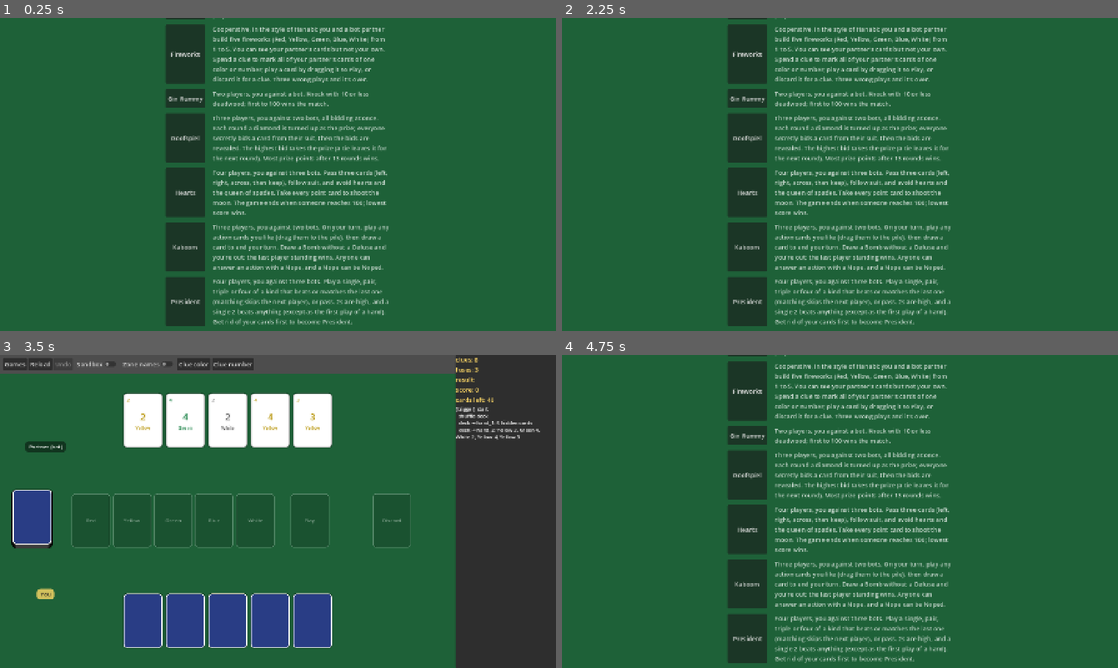
Above: before the commit, frames 1-4 (two rows, left to right).
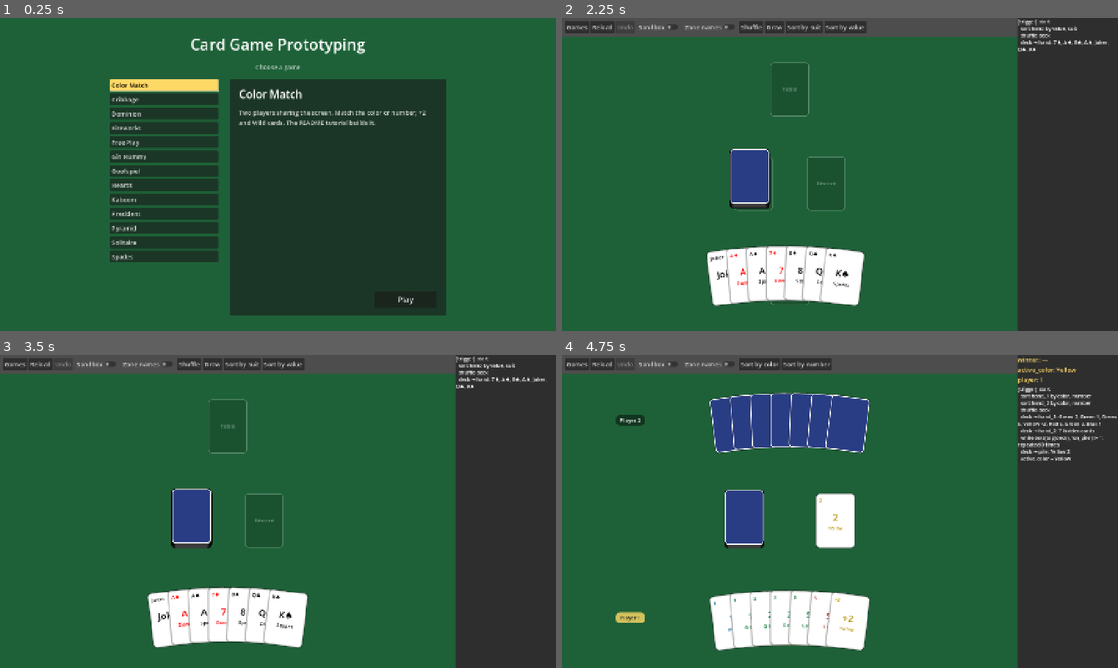
Above: after the commit, the same moments.

Repository: tylersutton/CardGameEngine
Game: Godot game, scene res://scenes/title.tscn
The game is run twice, just before and just after one commit, with the same random seed, the same clock (stepped at 60 frames per second) and the same inputs.
Inputs (mouse positions are in pixels of both pictures, inside the frame that each line leads up to):
- Up to frame 1 (0.25 s): no input
- Up to frame 2 (2.25 s): click (728, 143) at 0.5 s, where only the run after the commit has a clickable "Free Play"; click (728, 143) at 1.25 s, where only the run after the commit has a clickable "Free Play"; click (967, 299) at 2 s, where only the run after the commit has a clickable "Play"
- Up to frame 3 (3.5 s): click (183, 389) at 2.75 s, where only the run before the commit has a clickable "Fireworks"
- Up to frame 4 (4.75 s): click "Games" at 3.5 s; click (967, 636) at 4.25 s, where only the run after the commit has a clickable "Play"

The runs differ from the first frame. In frame 1, 42% of the frame differs, in the area x 19-81%, y 0-99%; in frame 2, 39%; in frame 3, 18%; in frame 4, 43%, in the area x 0-100%, y 0-100%.

Commit message:
Title screen: a scrolling game list with a details pane
Games are sorted by title; selecting one shows its description, and
Play, Enter or a double-click starts it.

Co-Authored-By: Claude Opus 5.5 <noreply@anthropic.com>

Diff:
--- a/scenes/title.tscn
+++ b/scenes/title.tscn
@@ -20,33 +20,84 @@
 grow_horizontal = 2
 grow_vertical = 2
 
-[node name="Center" type="CenterContainer" parent="."]
+[node name="Margin" type="MarginContainer" parent="."]
 layout_mode = 1
 anchors_preset = 15
 anchor_right = 1.0
 anchor_bottom = 1.0
 grow_horizontal = 2
 grow_vertical = 2
+theme_override_constants/margin_left = 80
+theme_override_constants/margin_top = 40
+theme_override_constants/margin_right = 80
+theme_override_constants/margin_bottom = 40
 
-[node name="Column" type="VBoxContainer" parent="Center"]
+[node name="Column" type="VBoxContainer" parent="Margin"]
 layout_mode = 2
 theme_override_constants/separation = 20
 
-[node name="Heading" type="Label" parent="Center/Column"]
+[node name="Heading" type="Label" parent="Margin/Column"]
 layout_mode = 2
 theme_override_font_sizes/font_size = 40
 text = "Card Game Prototyping"
 horizontal_alignment = 1
 
-[node name="Prompt" type="Label" parent="Center/Column"]
+[node name="Prompt" type="Label" parent="Margin/Column"]
 layout_mode = 2
 theme_override_colors/font_color = Color(1, 1, 1, 0.75)
 text = "Choose a game"
 horizontal_alignment = 1
 
-[node name="GameList" type="GridContainer" parent="Center/Column"]
+[node name="Panes" type="HBoxContainer" parent="Margin/Column"]
+layout_mode = 2
+size_flags_vertical = 3
+alignment = 1
+theme_override_constants/separation = 30
+
+[node name="ListScroll" type="ScrollContainer" parent="Margin/Column/Panes"]
+custom_minimum_size = Vector2(280, 0)
+layout_mode = 2
+horizontal_scroll_mode = 0
+
+[node name="GameList" type="VBoxContainer" parent="Margin/Column/Panes/ListScroll"]
 unique_name_in_owner = true
 layout_mode = 2
-theme_override_constants/h_separation = 20
-theme_override_constants/v_separation = 14
-columns = 2
+size_flags_horizontal = 3
+theme_override_constants/separation = 6
+
+[node name="Details" type="PanelContainer" parent="Margin/Column/Panes"]
+unique_name_in_owner = true
+custom_minimum_size = Vector2(560, 0)
+layout_mode = 2
+
+[node name="DetailsMargin" type="MarginContainer" parent="Margin/Column/Panes/Details"]
+layout_mode = 2
+theme_override_constants/margin_left = 24
+theme_override_constants/margin_top = 20
+theme_override_constants/margin_right = 24
+theme_override_constants/margin_bottom = 20
+
+[node name="DetailsColumn" type="VBoxContainer" parent="Margin/Column/Panes/Details/DetailsMargin"]
+layout_mode = 2
+theme_override_constants/separation = 16
+
+[node name="GameTitle" type="Label" parent="Margin/Column/Panes/Details/DetailsMargin/DetailsColumn"]
+unique_name_in_owner = true
+layout_mode = 2
+theme_override_font_sizes/font_size = 28
+
+[node name="Description" type="Label" parent="Margin/Column/Panes/Details/DetailsMargin/DetailsColumn"]
+unique_name_in_owner = true
+custom_minimum_size = Vector2(500, 0)
+layout_mode = 2
+size_flags_vertical = 3
+theme_override_colors/font_color = Color(1, 1, 1, 0.8)
+autowrap_mode = 3
+
+[node name="Play" type="Button" parent="Margin/Column/Panes/Details/DetailsMargin/DetailsColumn"]
+unique_name_in_owner = true
+custom_minimum_size = Vector2(160, 44)
+layout_mode = 2
+size_flags_horizontal = 8
+theme_override_font_sizes/font_size = 20
+text = "Play"
--- a/scripts/ui/title_screen.gd
+++ b/scripts/ui/title_screen.gd
@@ -2,15 +2,26 @@
 
 const GAMES_FOLDER := "res://games/"
 const MAIN_SCENE := preload("res://scenes/main.tscn")
-const DESCRIPTION_WIDTH := 460.0
-const DESCRIPTION_COLOR := Color(1, 1, 1, 0.75)
+const SELECTED_COLOR := Color(1, 0.85, 0.4)
+
+static var selected_style := _selected_box()
+
+var selected_path := ""
 
 
 func _ready() -> void:
 	%Felt.color = TableView.FELT_COLOR
 	_fit_window_to_screen()
-	for path in _game_paths():
-		_add_game(path, GameRules.load_json(path))
+	%Play.pressed.connect(func() -> void: _play(selected_path))
+	var group := ButtonGroup.new()
+	var games := _game_paths().map(func(path: String) -> Array: return [path, GameRules.load_json(path)])
+	games.sort_custom(func(a: Array, b: Array) -> bool: return _title(a[0], a[1]).naturalnocasecmp_to(_title(b[0], b[1])) < 0)
+	for game: Array in games:
+		_add_game(game[0], game[1], group)
+	var first: Button = %GameList.get_child(0) if %GameList.get_child_count() else null
+	if first:
+		first.button_pressed = true
+		first.grab_focus()
 
 
 func _fit_window_to_screen() -> void:
@@ -28,18 +39,47 @@
 	return paths
 
 
-func _add_game(path: String, rules: GameRules) -> void:
+## Selecting a game (click, or arrow keys) shows its description; double-click or Play starts it.
+func _add_game(path: String, rules: GameRules, group: ButtonGroup) -> void:
 	var button := Button.new()
-	button.text = rules.title if not rules.error else path.get_file()
-	button.disabled = rules.error != ""
-	button.pressed.connect(_play.bind(path))
+	button.text = _title(path, rules)
+	button.toggle_mode = true
+	button.add_theme_stylebox_override("pressed", selected_style)
+	button.add_theme_color_override("font_pressed_color", Color.BLACK)
+	button.button_group = group
+	button.alignment = HORIZONTAL_ALIGNMENT_LEFT
+	button.toggled.connect(func(pressed: bool) -> void:
+		if pressed:
+			_show(path, rules))
+	button.focus_entered.connect(func() -> void: button.button_pressed = true)
+	button.gui_input.connect(func(event: InputEvent) -> void:
+		if event is InputEventMouseButton and event.double_click and not rules.error:
+			_play(path))
 	%GameList.add_child(button)
-	var description := Label.new()
-	description.text = rules.error if rules.error else rules.description
-	description.custom_minimum_size.x = DESCRIPTION_WIDTH
-	description.autowrap_mode = TextServer.AUTOWRAP_WORD_SMART
-	description.add_theme_color_override("font_color", DESCRIPTION_COLOR)
-	%GameList.add_child(description)
+
+
+func _show(path: String, rules: GameRules) -> void:
+	selected_path = path
+	%GameTitle.text = _title(path, rules)
+	%Description.text = rules.error if rules.error else rules.description
+	%Play.disabled = rules.error != ""
+
+
+func _unhandled_input(event: InputEvent) -> void:
+	if event.is_action_pressed("ui_accept") and selected_path and not %Play.disabled:
+		_play(selected_path)
+
+
+static func _title(path: String, rules: GameRules) -> String:
+	return rules.title if not rules.error else path.get_file()
+
+
+static func _selected_box() -> StyleBoxFlat:
+	var box := StyleBoxFlat.new()
+	box.bg_color = SELECTED_COLOR
+	box.set_corner_radius_all(4)
+	box.content_margin_left = 4
+	return box
 
 
 func _play(path: String) -> void:
